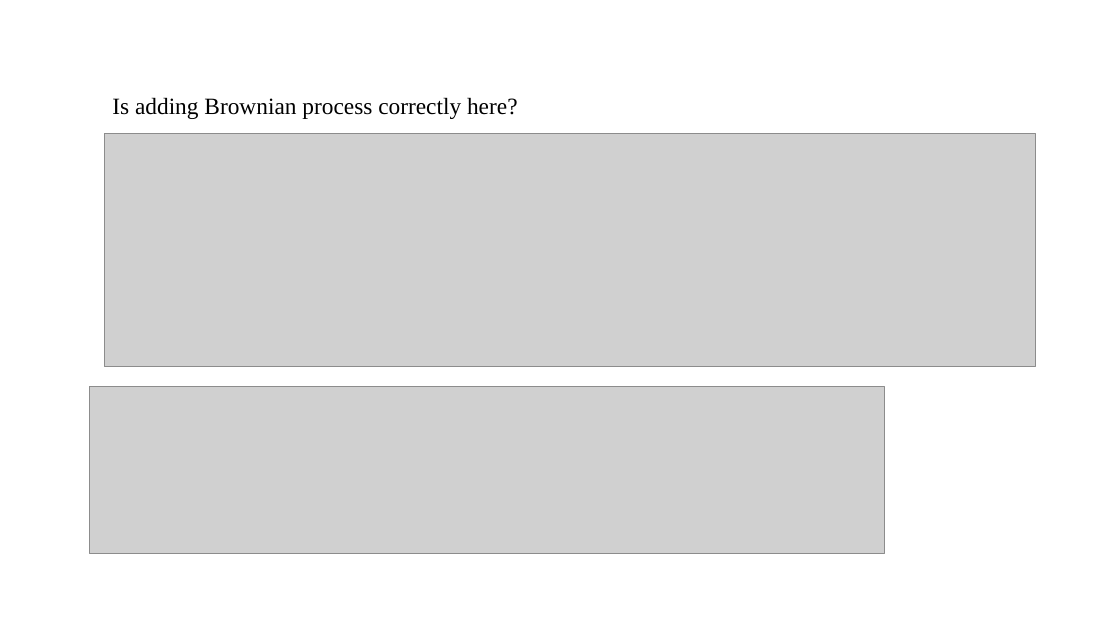
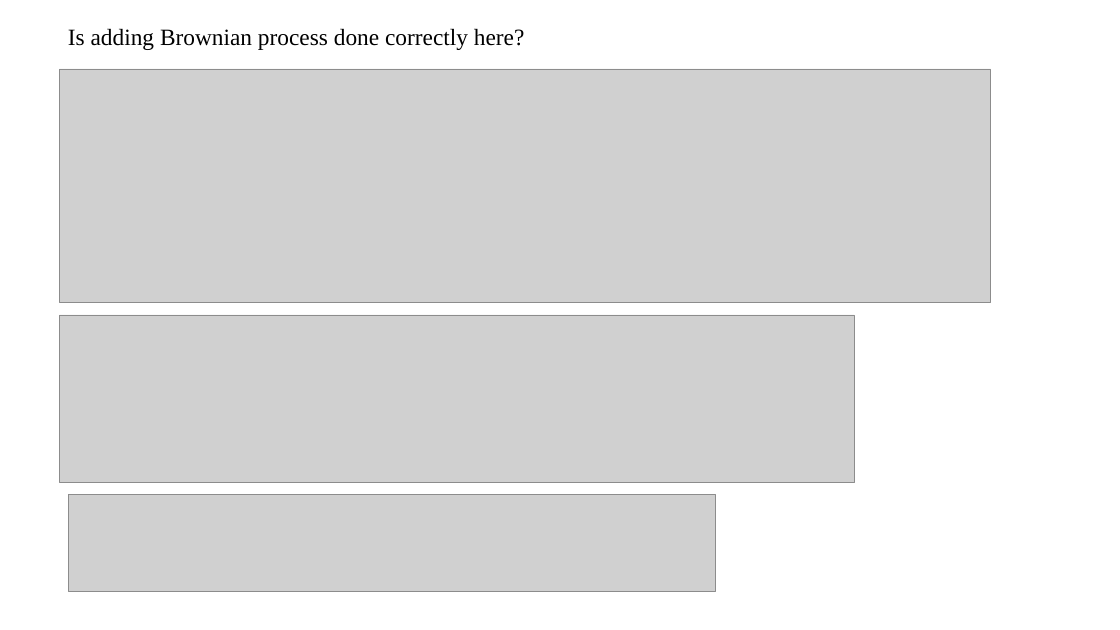
Before and after one commit to amnesia42/particles.jl, a slide deck: slide 11 of case_drifters_german_bight/progress/lsc_221102.pptx (slide 6 before the commit). Drawn at 1120x630 pixels with LibreOffice and Linux fonts; fonts in the diff are those of the drawing; grey boxes stand for pictures. Boxes give left, top, right and bottom in pixels: in the first picture for what was removed or moved away, otherwise in the second. Text is boxed around its words. In the diff, an @@ line names an element or a change of style, - is before the commit and + after.

```diff
--- a/case_drifters_german_bight/progress/lsc_221102.pptx
+++ b/case_drifters_german_bight/progress/lsc_221102.pptx
@@ text at box(68, 28, 525, 50): text changed @@
-Is adding Brownian process correctly here?
+Is adding Brownian process done correctly here?
@@ picture: place and size @@
-picture at box(104, 134, 1035, 367)
+picture at box(60, 69, 991, 302)
@@ picture: place and size @@
-picture at box(90, 386, 885, 554)
+picture at box(60, 315, 854, 482)
@@ picture added at box(69, 495, 716, 592) @@
```
Also in this commit, not shown: 1 other slide changed, 8 slides added, 7 other files.
